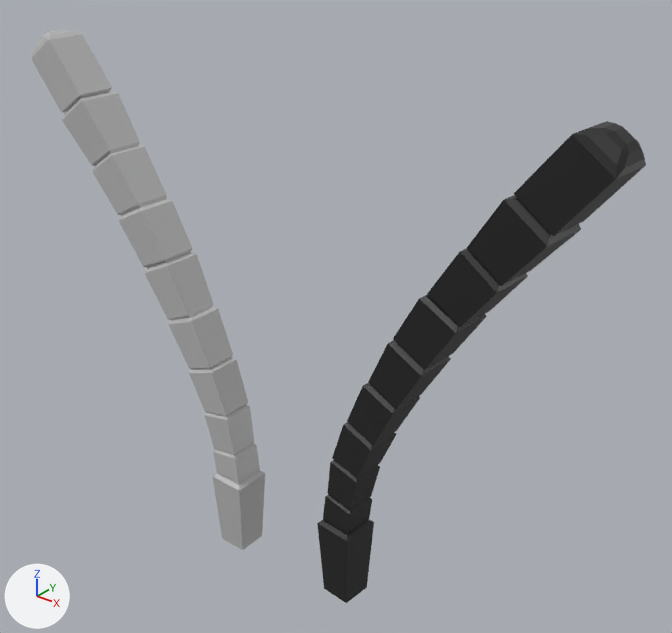
Two versions of the Blender file Antennae/Blender File/antenna.blend, one commit apart.
Both versions are drawn from a camera (50 mm lens) standing at (24.7, -24.0, 26.0) and looking at (4.2, 1.7, 10.1). Arrows for +X, +Y and +Z are at lower left; the lights stay in place.
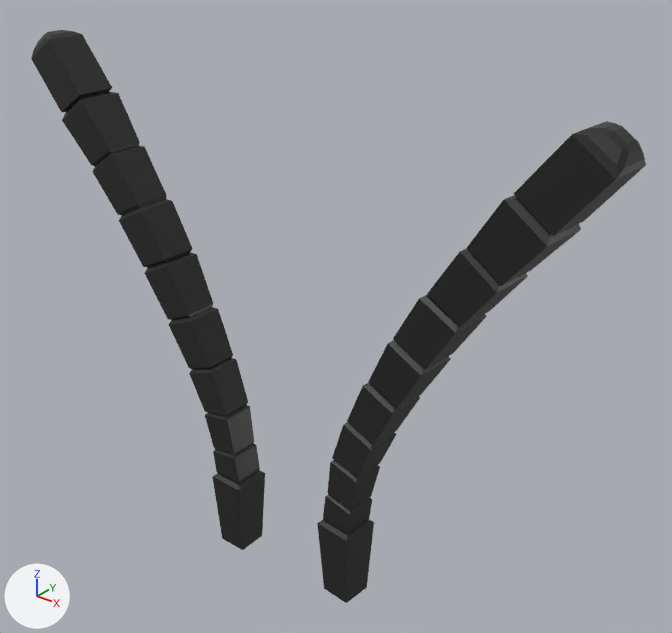
Patch to the scene script:
```diff
--- a/Antennae/Blender File/antenna.blend.py
+++ b/Antennae/Blender File/antenna.blend.py
@@ mat_material_003 @@
 mat_material_003 = principled_material('Material.003')
-mat_material_003.base_color = (0.5, 0.5, 0.5)  # grey #bcbcbc
+mat_material_003.texture = img_antennae_material_png
 mat_material_003.roughness = 0.4
```

Pixel boxes [x1, y1, x2, y2] of what changed, in the pictures (672 x 633 px):
'Cube.003', surface changed (grey to black): [31, 30, 265, 550] in both
